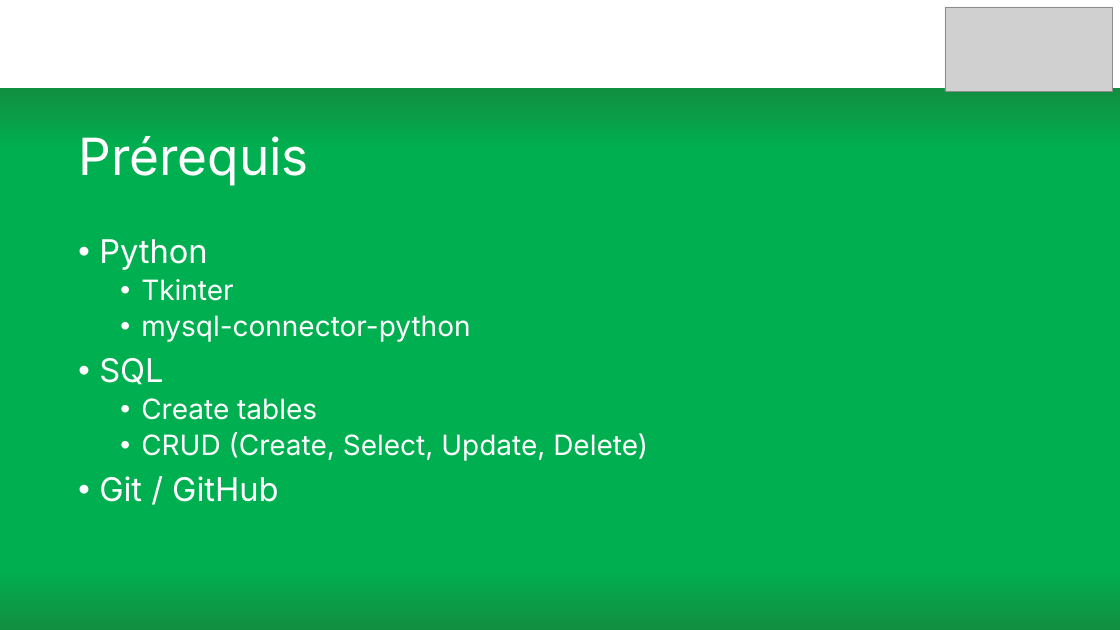
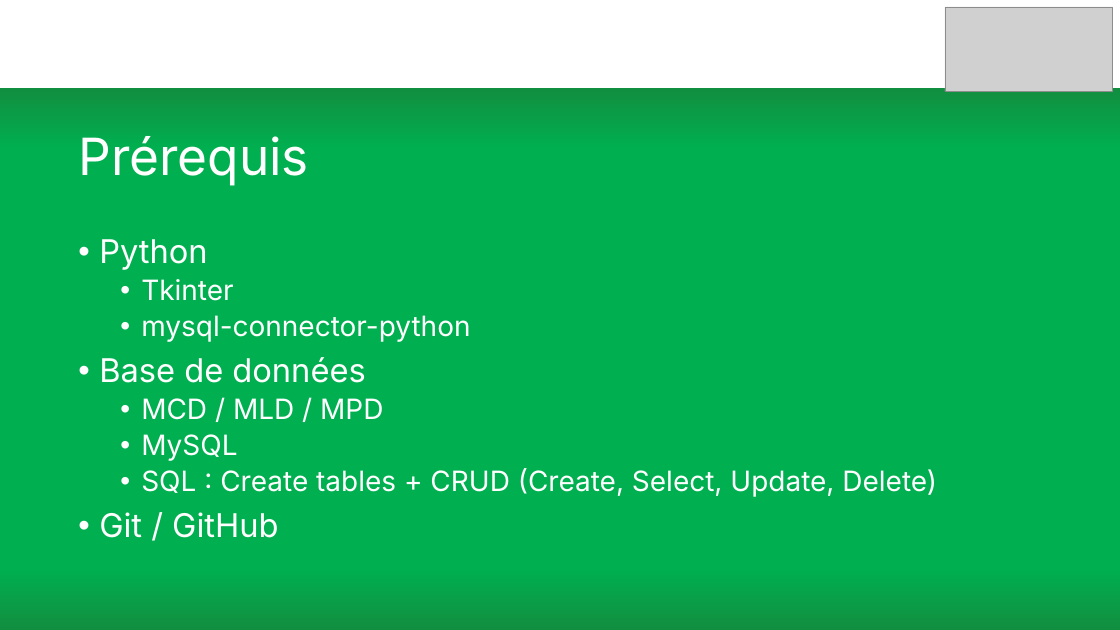
Before and after one commit to BurkhalterY/CPNV-ProjDBPy, a slide deck: slide 6 of Presentation.pptx. Drawn at 1120x630 pixels with LibreOffice and Linux fonts; fonts in the diff are those of the drawing; grey boxes stand for pictures. Boxes give left, top, right and bottom in pixels: in the first picture for what was removed or moved away, otherwise in the second. Text is boxed around its words. In the diff, an @@ line names an element or a change of style, - is before the commit and + after.

Commit message:
Update Presentation

```diff
--- a/Presentation.pptx
+++ b/Presentation.pptx
@@ text at box(99, 357, 937, 497): text changed @@
-• SQL
-  • Create tables
-  • CRUD (Create, Select, Update, Delete)
+• Base de données
+  • MCD / MLD / MPD
+  • MySQL
+  • SQL : Create tables + CRUD (Create, Select, Update, Delete)
```
Also in this commit, not shown: 1 other slide changed.
